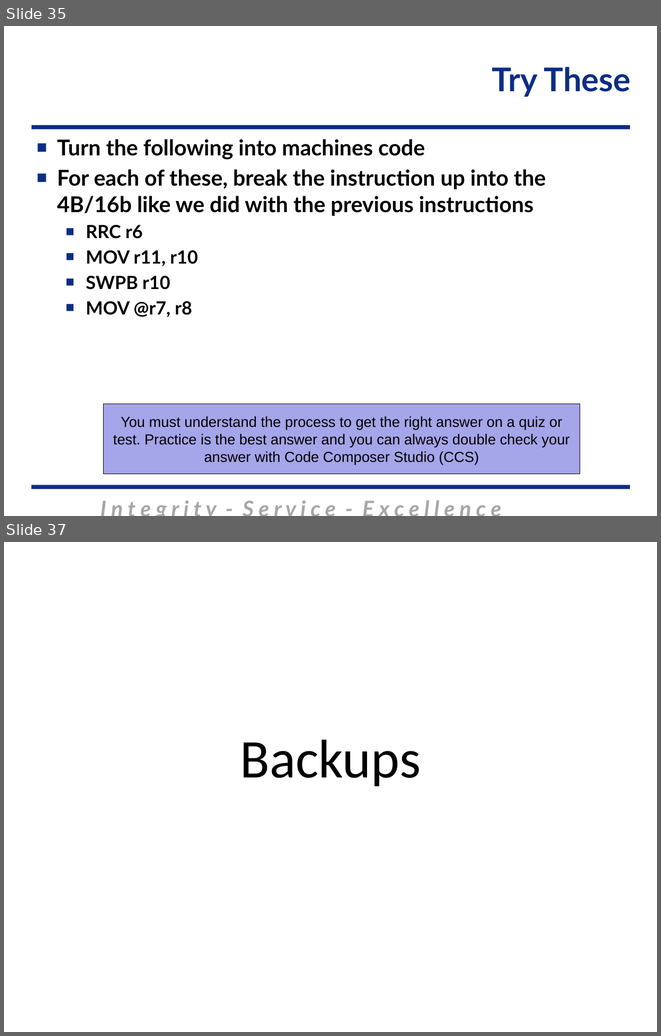
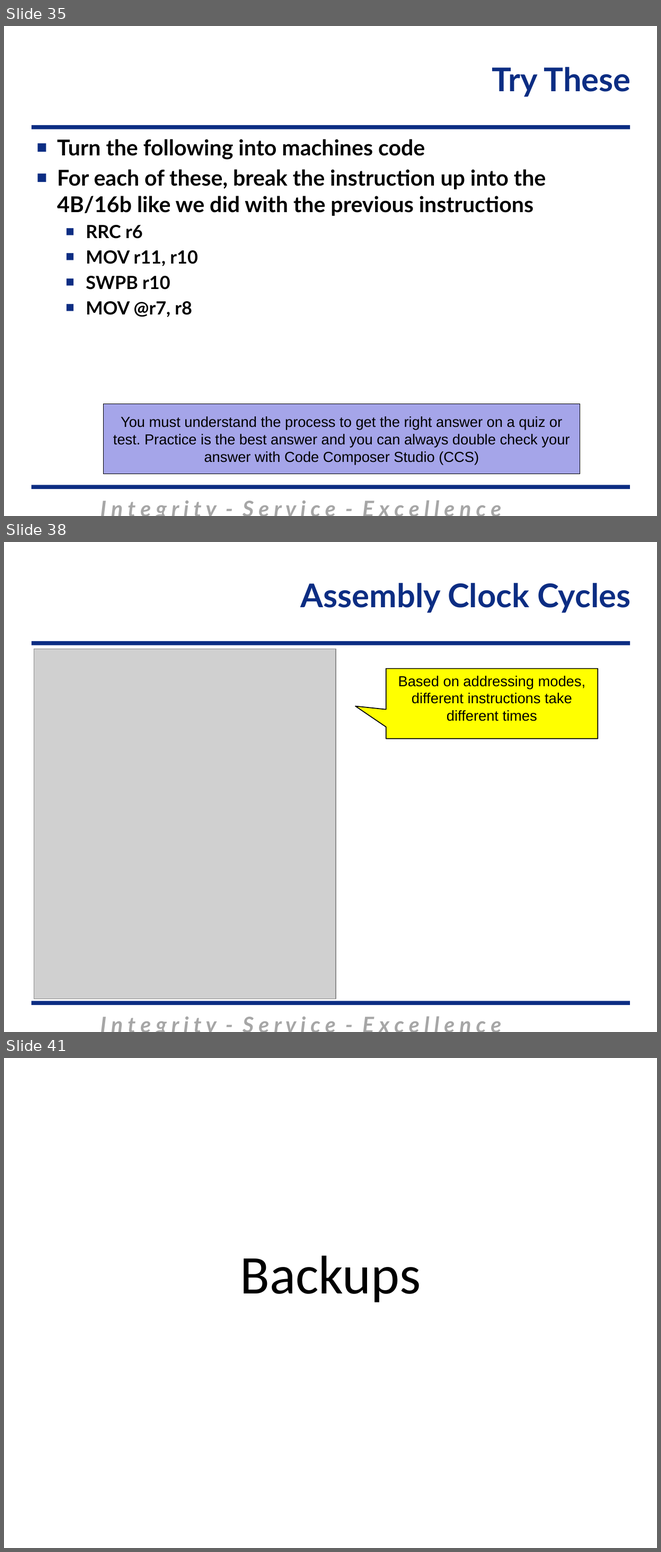
Before and after one commit to MarsUniversity/ECE382, a slide deck: source/lessons/lsn3-4-5/Lsn3-4-5.pptx. Shown one above the other, each under a label of ours: slides 35 and 37 before the commit, slides 35, 38 and 41 after it; the slides between them are not shown. The pictures are 661x1036 and 661x1552 pixels, drawn with LibreOffice and Linux fonts; fonts in the diff are those of the drawing; grey boxes stand for pictures; background and template pictures are left out. Boxes give left, top, right and bottom in pixels: in the first picture for what was removed or moved away, otherwise in the second. Text is boxed around its words. In the diff, an @@ line names an element or a change of style, - is before the commit and + after.

```diff
--- a/source/lessons/lsn3-4-5/Lsn3-4-5.pptx
+++ b/source/lessons/lsn3-4-5/Lsn3-4-5.pptx
@@ slide 38 added at <box>4,542,657,1032</box>, background #FFFFFF; not listed: 3 template elements that a slide beside it also shows @@
@@ title added at <box>301,583,630,613</box>, 36 pt, text #0C2D83, bold @@
+Assembly Clock Cycles
@@ picture added at <box>34,649,336,999</box> @@
@@ speech box added at <box>386,669,598,739</box>, fill #FFFF00, outline #000000 1 pt, 16 pt, text #000000 @@
+Based on addressing modes, different instructions take different times
@@ what was slide 37 is now slide 41 @@
```
Also in this commit, not shown: 1 slide changed, 3 other slides added, 59 other files.
